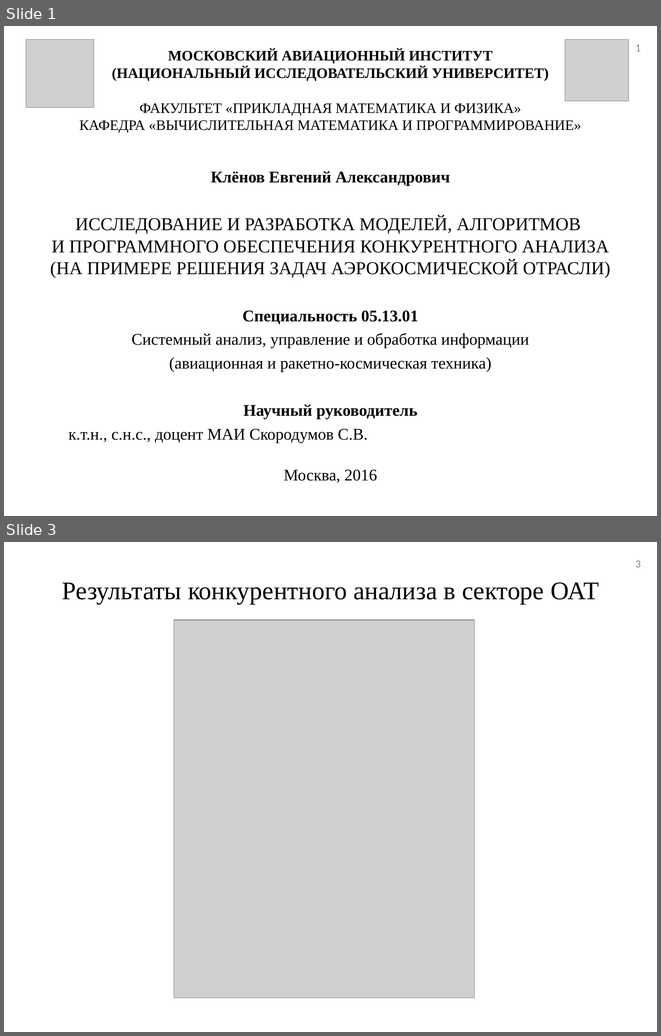
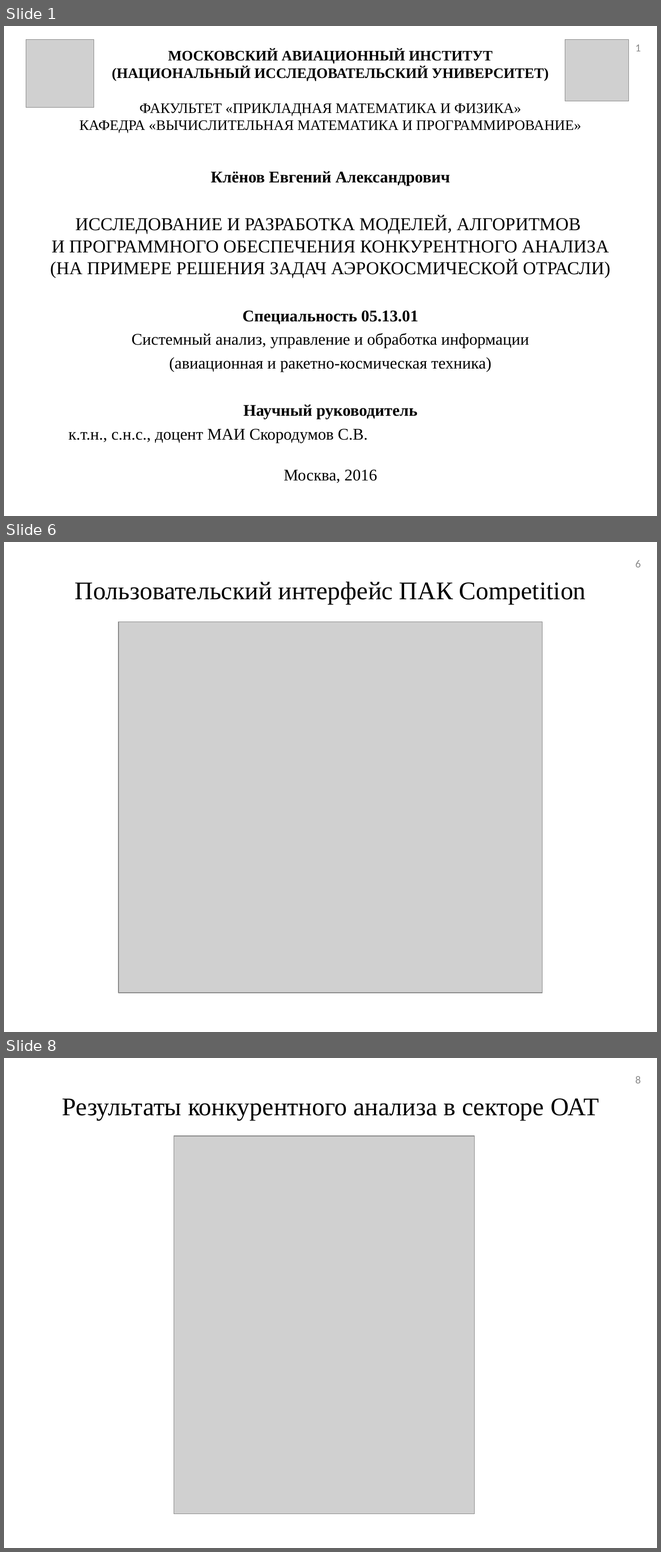
Before and after one commit to tehdoorsareopen/science, a slide deck: Предзащита/Презентация/Презентация_v01.ppt. Shown one above the other, each under a label of ours: slides 1 and 3 before the commit, slides 1, 6 and 8 after it; the slides between them are not shown. The pictures are 661x1036 and 661x1552 pixels, drawn with LibreOffice and Linux fonts; fonts in the diff are those of the drawing; grey boxes stand for pictures. Boxes give left, top, right and bottom in pixels: in the first picture for what was removed or moved away, otherwise in the second. Text is boxed around its words. In the diff, an @@ line names an element or a change of style, - is before the commit and + after.

```diff
--- a/Предзащита/Презентация/Презентация_v01.ppt
+++ b/Предзащита/Презентация/Презентация_v01.ppt
@@ slide 6 added at (4, 542, 657, 1032), background #FFFFFF @@
@@ page number added at (635, 560, 641, 567), 12 pt, text #898989 @@
+6
@@ title added at (75, 581, 586, 605), 28 pt, text #000000 @@
+Пользовательский интерфейс ПАК Competition
@@ picture added at (118, 622, 542, 992) @@
@@ what was slide 3 is now slide 8 @@
@@ page number at (635, 1076, 641, 1083): text changed @@
-3
+8
```
Also in this commit, not shown: 3 slides changed, 9 other slides added, 9 other files.
